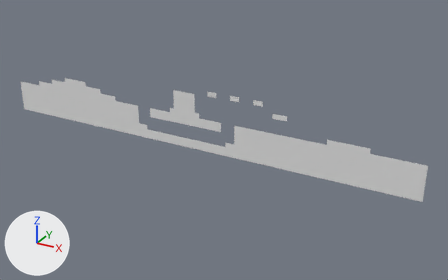
A saved change to the OBJ model MardukGame/Assets/Tiled2Unity/Meshes/level1.obj.
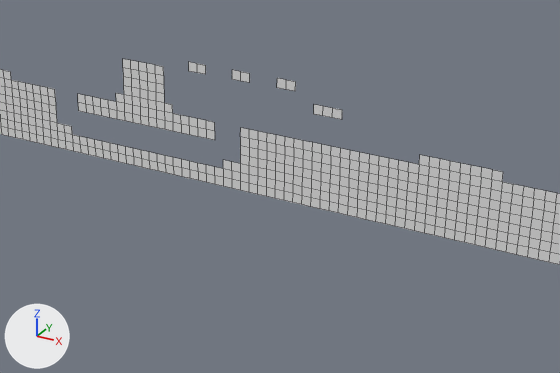
Each version is shown whole from a 50 mm camera at (662.0, -6359.0, 1545.0) aimed at (-2897.0, 112.0, -1691.0), then close up on the part from 24% to 89% of the width and 21% to 90% of the height. Arrows for +X, +Y and +Z are at lower left; the lights stay in place. The close-ups show mesh edges as thin lines. Where no turn or scale is listed for an object, it has been applied to the vertices.

Names of what the first close-up shows: 'level1'.
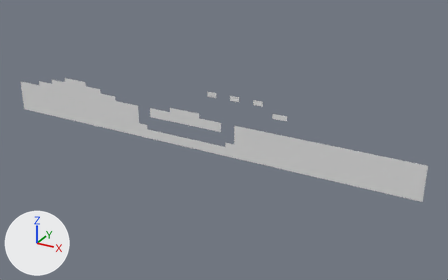
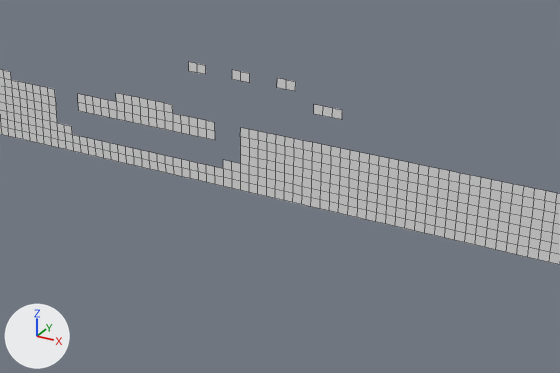
Commit message: Level 9 and Level 1 redesign

Where the change shows, as pixel boxes (x1, y1, x2, y2) in the close-ups (560 x 373 px):
'level1', reshaped: before (0, 59, 560, 265); after (0, 62, 560, 265)
part 1 of me_level1, deleted: before (123, 59, 164, 103)
part 2 of me_level1, deleted: before (419, 155, 503, 182)

What the commit changed:
me_level1 is used by ob_level1; location (0.0, 0.0, 0.0).
Verts and faces of me_level1; kept vertices keep their numbers, new ones are numbered from 820.
Before the commit, vertices of me_level1: 93 (-960.0, 0.0, -1408.0) at pixel (502, 181), 94 (-1024.0, 0.0, -1408.0) at pixel (491, 179), 95 (-1024.0, 0.0, -1344.0) at pixel (492, 169), 96 (-960.0, 0.0, -1344.0) at pixel (503, 171), 97 (-1088.0, 0.0, -1408.0) at pixel (481, 177).
Before the commit, vertices of me_level1: 98 (-1088.0, 0.0, -1344.0) at pixel (481, 167), 99 (-1152.0, 0.0, -1408.0) at pixel (470, 175), 100 (-1152.0, 0.0, -1344.0) at pixel (471, 165), 101 (-1216.0, 0.0, -1408.0) at pixel (460, 173), 102 (-1216.0, 0.0, -1344.0) at pixel (460, 163).
Before the commit, vertices of me_level1: 103 (-1280.0, 0.0, -1408.0) at pixel (449, 170), 104 (-1280.0, 0.0, -1344.0) at pixel (450, 161), 105 (-1344.0, 0.0, -1408.0) at pixel (439, 168), 106 (-1344.0, 0.0, -1344.0) at pixel (440, 158), 107 (-1408.0, 0.0, -1408.0) at pixel (429, 166).
Before the commit, vertices of me_level1: 108 (-1408.0, 0.0, -1344.0) at pixel (429, 156), 109 (-1472.0, 0.0, -1408.0) at pixel (419, 164), 110 (-1472.0, 0.0, -1344.0) at pixel (419, 154).
me_level1 had 820 vertices, 667 faces and spanned x -6336.0..-320.0, y 0.0, z -1856.0..-1024.0.
me_level1 now has 787 vertices, 639 faces and spans x -6336.0..-320.0, y 0.0, z -1856.0..-1024.0.
Part 1, on me_level1:
24 vertices are removed from x -3584.0..-3264.0, y 0.0, z -1280.0..-1088.0.
20 faces are deleted.
Part 2, on me_level1:
Vertices deleted: 95, 96, 98, 100, 102, 104, 106, 108, 110 (with the faces that use them).
